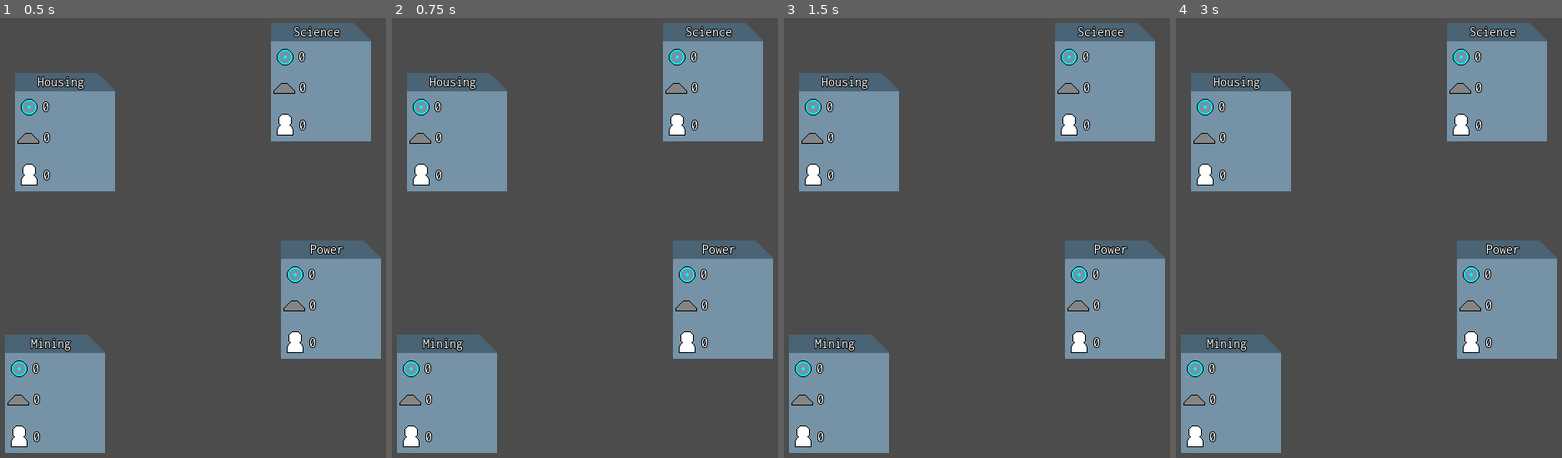
Above: before the commit, frames 1-4 (left to right).
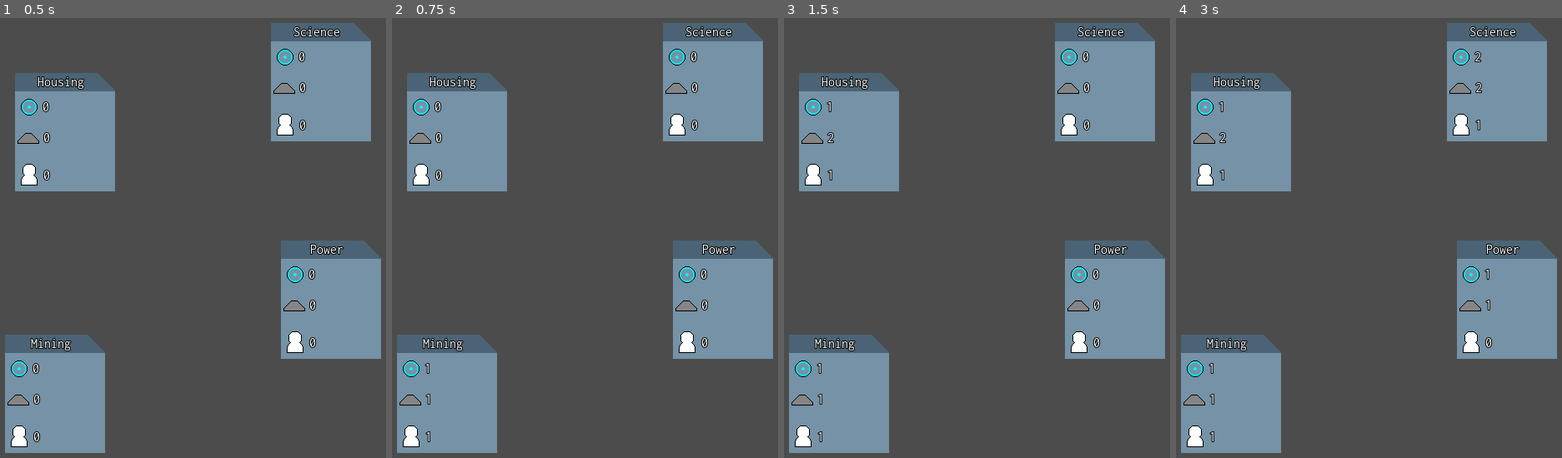
Above: after the commit, the same moments.

Repository: the-alex-g/LD49
Game: Godot game, scene res://Main.tscn
Same seed, same stepped clock (60 frames per second), same inputs: the game is played once before the commit and once after it. The project has no main scene, so this scene is started directly.
Inputs (mouse positions are in pixels of both pictures, inside the frame that each line leads up to):
- Up to frame 1 (0.5 s): no input
- Up to frame 2 (0.75 s): tap Enter at 0.5 s; move the mouse to (446, 392) at 0.52 s; click (446, 392) at 0.6 s
- Up to frame 3 (1.5 s): tap Space at 1.25 s; move the mouse to (849, 132) at 1.27 s; click (849, 132) at 1.35 s
- Up to frame 4 (3 s): tap Enter at 2 s; move the mouse to (1496, 84) at 2.02 s; click (1496, 84) at 2.1 s; tap Space at 2.75 s; move the mouse to (1507, 299) at 2.77 s; click (1507, 299) at 2.85 s

Frame 1 is identical in both runs. In frame 2, 0.1% of the frame differs, in the area x 8-11%, y 78-97%; in frame 3, 0.2%; in frame 4, 0.4%, in the area x 8-82%, y 7-97%.

Commit message:
Add system to update file text

Diff:
--- a/project/File.gd
+++ b/project/File.gd
@@ -24,9 +24,7 @@
 onready var _field_name_label := $FieldName
 
 func _ready()->void:
-	_energy_required_label.text = str(energy_required)
-	_material_required_label.text = str(material_required)
-	_workers_required_label.text = str(workers_required)
+	_update_resources(str(energy_required),str(material_required),str(workers_required))
 	_field_name_label.text = field_name
 
 
@@ -36,9 +34,25 @@
 			emit_signal("was_clicked", field_name)
 
 
+func _update_resources(new_energy:String, new_material:String, new_workers:String)->void:
+	_energy_required_label.text = new_energy
+	_material_required_label.text = new_material
+	_workers_required_label.text = new_workers
+
+
 func _on_File_mouse_entered()->void:
 	_is_hovered = true
 
 
 func _on_File_mouse_exited()->void:
 	_is_hovered = false
+
+
+func _on_Main_update_file(target_file_name:String, new_energy_cost:int, new_material_cost:int, new_worker_cost:int)->void:
+	if target_file_name == field_name:
+		_update_resources(str(new_energy_cost), str(new_material_cost), str(new_worker_cost))
+
+
+func _on_Main_maxed(target_file_name:String)->void:
+	if field_name == target_file_name:
+		_update_resources("-", "-", "-")
--- a/project/FileInfo.gd
+++ b/project/FileInfo.gd
@@ -1,4 +1,5 @@
-extends Node
+class_name FileInfo
+extends Node2D
 
 # signals
 
@@ -28,6 +29,5 @@
 # exported variables
 
 # variables
-var _ignore
 
 # onready variables
--- a/project/Main.gd
+++ b/project/Main.gd
@@ -1,6 +1,8 @@
-extends Node2D
+extends FileInfo
 
 # signals
+signal update_file(target_file_name, new_energy_cost, new_material_cost, new_worker_cost)
+signal maxed(target_file_name)
 
 # enums
 
@@ -10,10 +12,34 @@
 
 # variables
 var _ignore
+var _mining_progression := 0
+var _housing_progression := 0
+var _science_progression := 0
+var _power_progression := 0
 
 # onready variables
 
 
 
 func _on_File_clicked(field_name:String)->void:
-	pass # Replace with function body.
+	match field_name:
+		"Mining":
+			_advance_research("mining")
+		"Housing":
+			_advance_research("housing")
+		"Science":
+			_advance_research("science")
+		"Power":
+			_advance_research("power")
+
+
+func _advance_research(field:String)->void:
+	var uppercase_field := field.to_upper()
+	var progression_tracker_name := "_"+field+"_progression"
+	var current_progression:int = get(progression_tracker_name)
+	if current_progression+1 < 3:
+		var next_level:Dictionary = get(uppercase_field+"_PROGRESSION")[current_progression+1]
+		set(progression_tracker_name, current_progression+1)
+		emit_signal("update_file", field.capitalize(), next_level["energy"], next_level["material"], next_level["workers"])
+	else:
+		emit_signal("maxed", field.capitalize())
--- a/project/Main.tscn
+++ b/project/Main.tscn
@@ -22,6 +22,14 @@
 position = Vector2( 437, 345 )
 field_name = "Power"
 
+[connection signal="maxed" from="." to="Mining" method="_on_Main_maxed"]
+[connection signal="maxed" from="." to="Housing" method="_on_Main_maxed"]
+[connection signal="maxed" from="." to="Science" method="_on_Main_maxed"]
+[connection signal="maxed" from="." to="Power" method="_on_Main_maxed"]
+[connection signal="update_file" from="." to="Mining" method="_on_Main_update_file"]
+[connection signal="update_file" from="." to="Housing" method="_on_Main_update_file"]
+[connection signal="update_file" from="." to="Science" method="_on_Main_update_file"]
+[connection signal="update_file" from="." to="Power" method="_on_Main_update_file"]
 [connection signal="was_clicked" from="Mining" to="." method="_on_File_clicked"]
 [connection signal="was_clicked" from="Housing" to="." method="_on_File_clicked"]
 [connection signal="was_clicked" from="Science" to="." method="_on_File_clicked"]
--- a/project/project.godot
+++ b/project/project.godot
@@ -7,6 +7,16 @@
 ;   param=value ; assign values to parameters
 
 config_version=4
+
+_global_script_classes=[ {
+"base": "Node2D",
+"class": "FileInfo",
+"language": "GDScript",
+"path": "res://FileInfo.gd"
+} ]
+_global_script_class_icons={
+"FileInfo": ""
+}
 
 [application]
 
